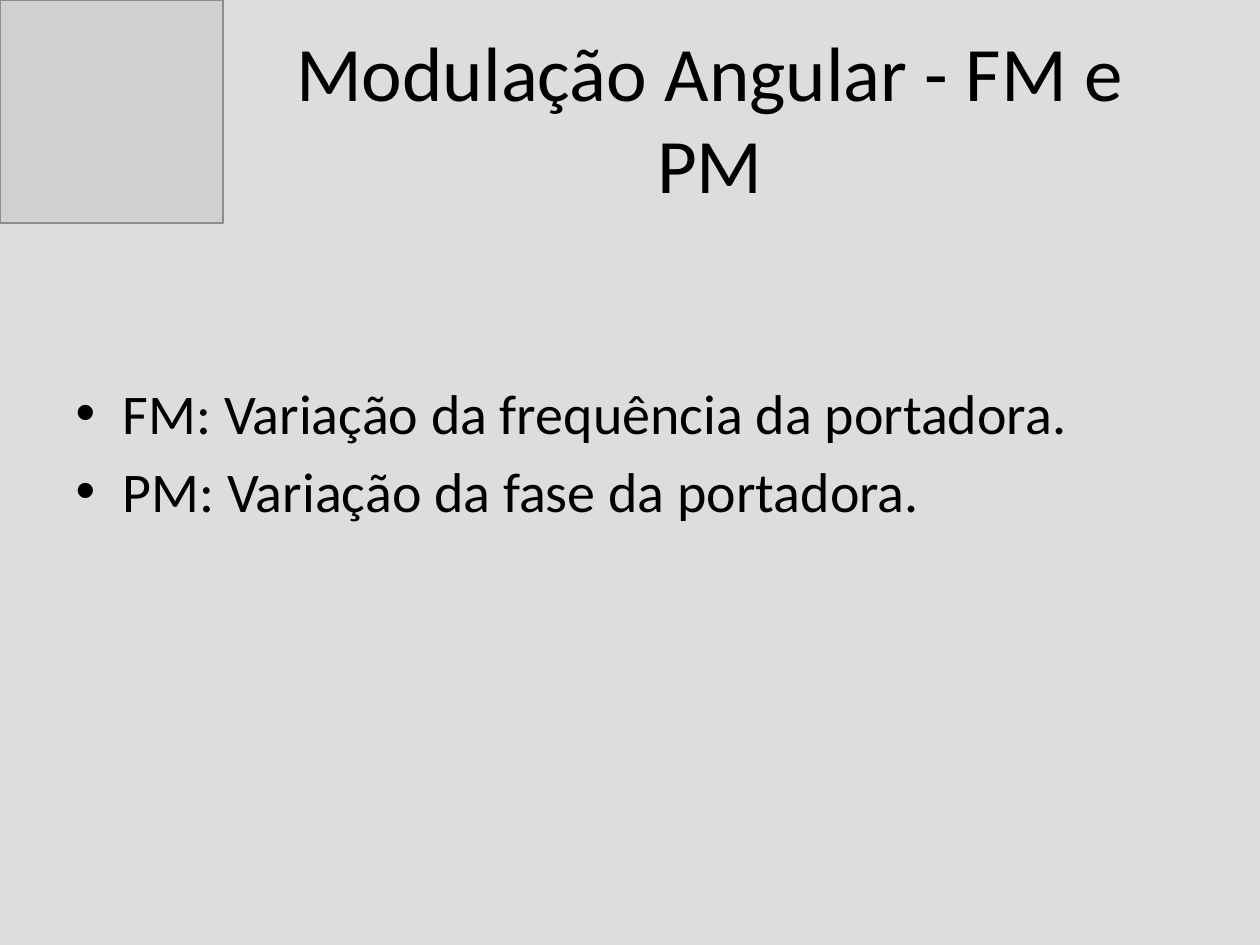
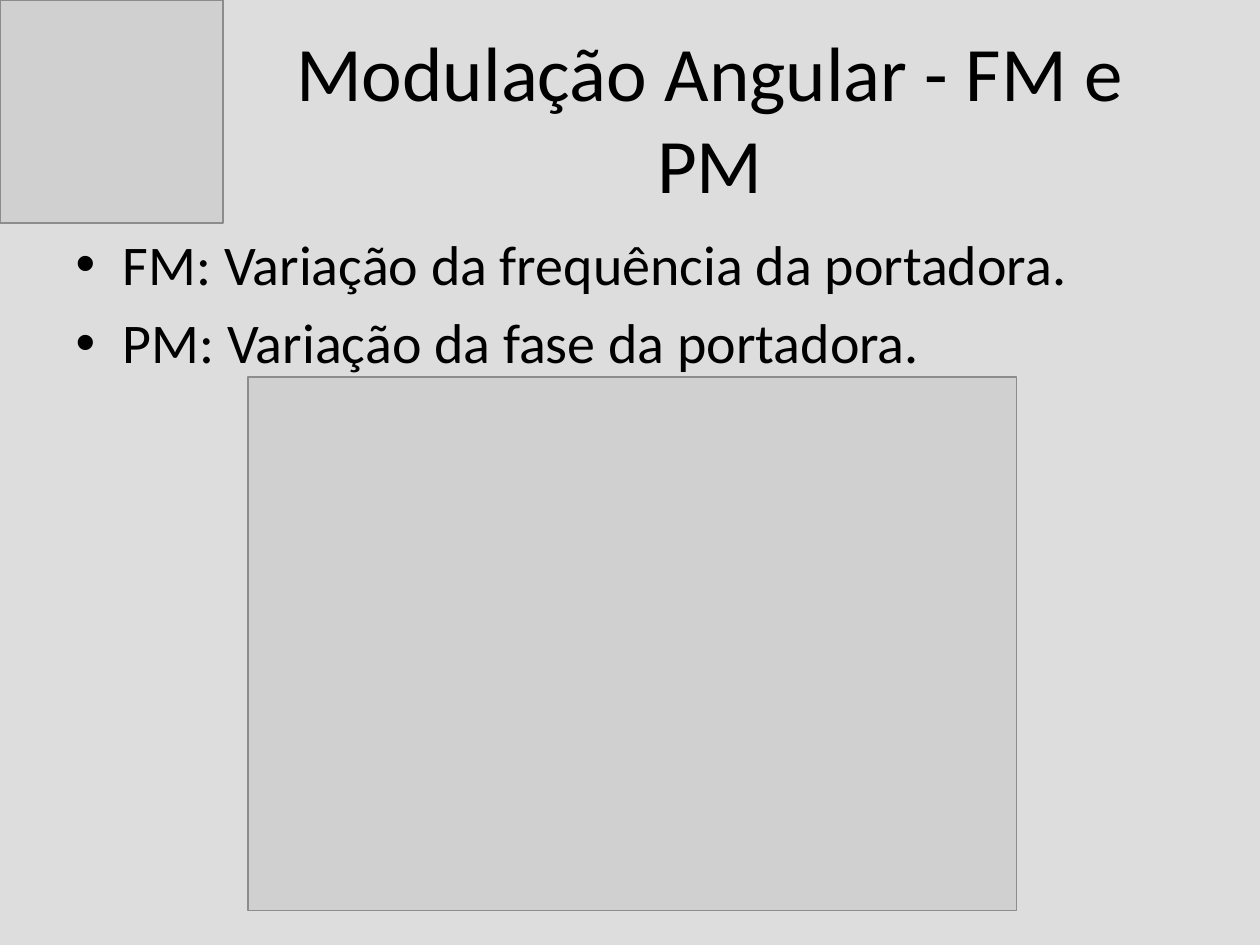
Before and after one commit to alenior/IFCE, a slide deck: slide 9 of P7/TV DIGITAL/modulacao_tv_digital.odp. Drawn at 1260x945 pixels with LibreOffice and Linux fonts; fonts in the diff are those of the drawing; grey boxes stand for pictures. Boxes give left, top, right and bottom in pixels: in the first picture for what was removed or moved away, otherwise in the second. Text is boxed around its words. In the diff, an @@ line names an element or a change of style, - is before the commit and + after.

```diff
--- a/P7/TV DIGITAL/modulacao_tv_digital.odp
+++ b/P7/TV DIGITAL/modulacao_tv_digital.odp
@@ text "FM: Variação da frequência da ..." rewrapped from (123, 395, 1067, 522) to (123, 246, 1067, 377) @@
@@ picture added at (248, 377, 1017, 910) @@
```
Also in this commit, not shown: 6 other slides changed, 2 slides added, 1 slide removed, 6 other files.
